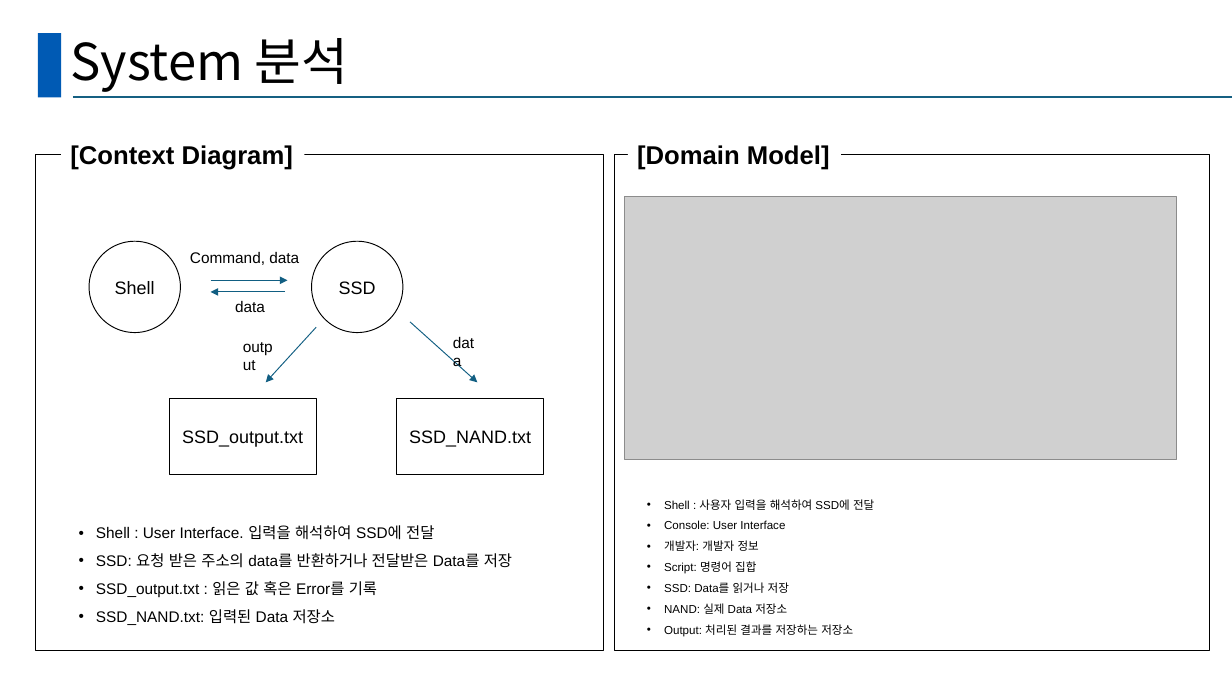
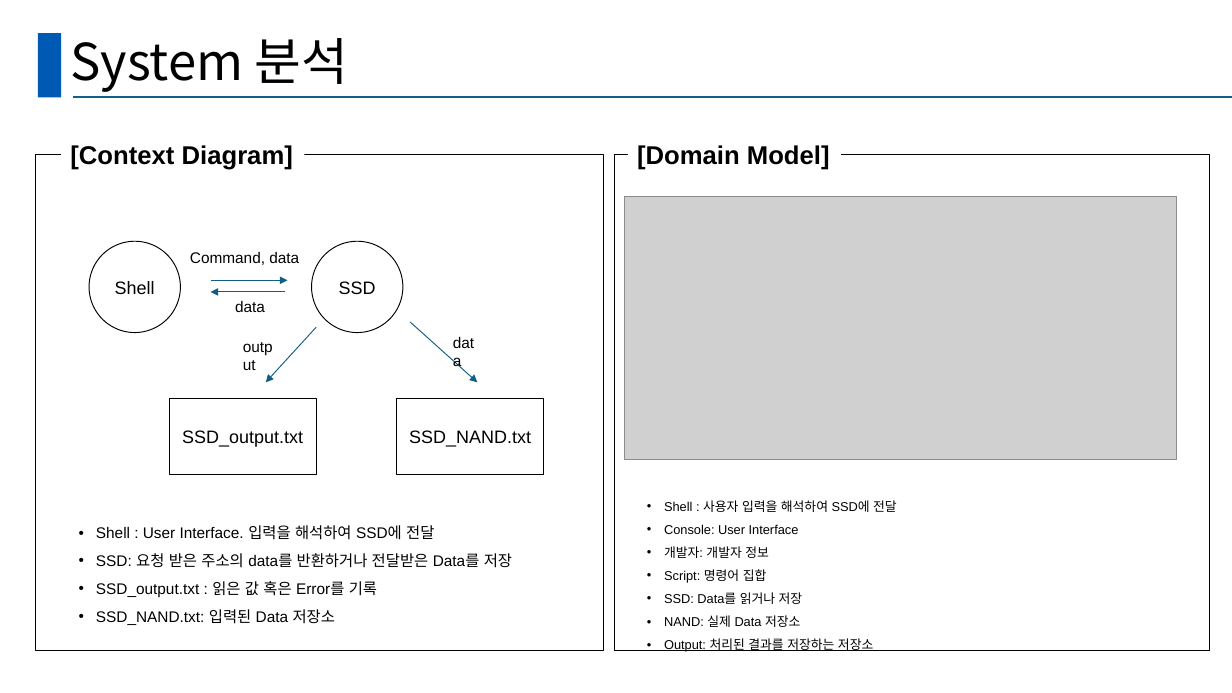
Before and after one commit to Hyominii/ssd, a slide deck: slide 4 of SSD_B_BestReviewer.pptx. Drawn at 1232x693 pixels with LibreOffice and Linux fonts; fonts in the diff are those of the drawing; grey boxes stand for pictures. Boxes give left, top, right and bottom in pixels: in the first picture for what was removed or moved away, otherwise in the second. Text is boxed around its words. In the diff, an @@ line names an element or a change of style, - is before the commit and + after.

```diff
--- a/SSD_B_BestReviewer.pptx
+++ b/SSD_B_BestReviewer.pptx
@@ text "Shell : 사용자 입력을 해석하여 ..." at [664,500,897,652]: size 9 to 10 pt @@
```
Also in this commit, not shown: 7 other slides changed.
